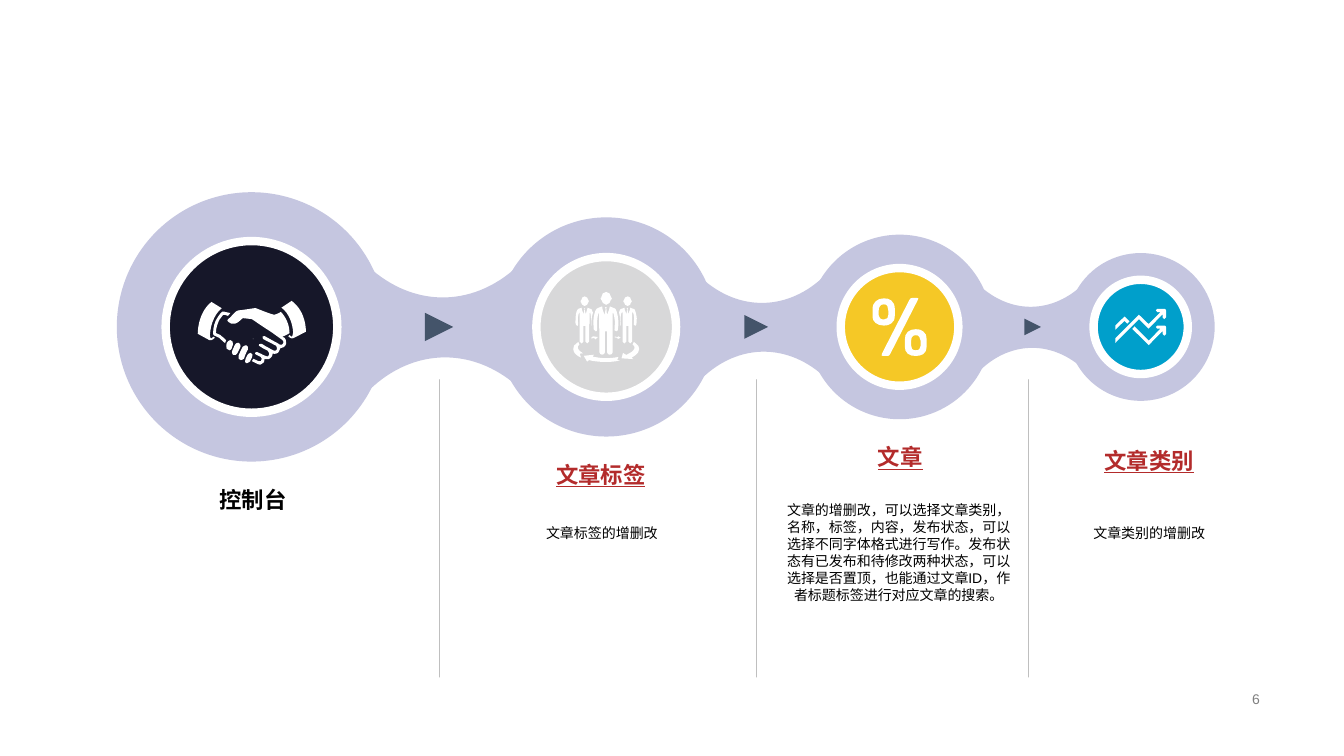
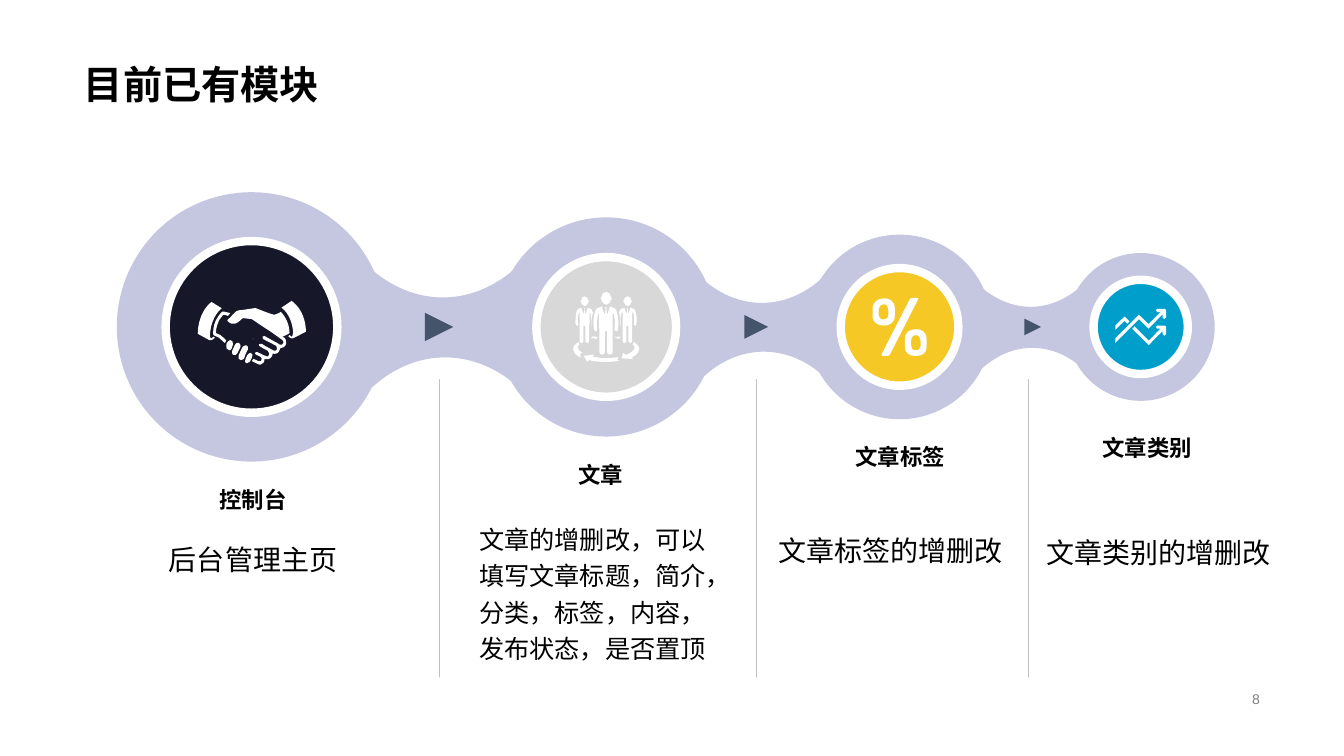
Before and after one commit to lemonghub/xmgl-blog, a slide deck: slide 8 of doc/文档/个人博客.pptx (slide 6 before the commit). Drawn at 1344x756 pixels with LibreOffice and Linux fonts; fonts in the diff are those of the drawing. Boxes give left, top, right and bottom in pixels: in the first picture for what was removed or moved away, otherwise in the second. Text is boxed around its words. In the diff, an @@ line names an element or a change of style, - is before the commit and + after.

```diff
--- a/doc/文档/个人博客.pptx
+++ b/doc/文档/个人博客.pptx
@@ title added at (x1=84, y1=65, x2=319, y2=103), 28 pt, text #000000, bold @@
+目前已有模块
@@ text "文章类别" moved from (x1=1104, y1=450, x2=1193, y2=473) to (x1=1103, y1=436, x2=1192, y2=458) @@
@@ text "文章类别" at (x1=1103, y1=436, x2=1192, y2=458): text colour #B32B2B to #000000, underline off @@
@@ text at (x1=856, y1=445, x2=945, y2=467): text changed; text colour #B32B2B to #000000 @@
-文章
+文章标签
@@ text at (x1=578, y1=463, x2=623, y2=485): text changed; text colour #B32B2B to #000000 @@
-文章标签
+文章
@@ text "文章标签的增删改" at (x1=778, y1=537, x2=1002, y2=564): size 10 to 20 pt @@
@@ text "文章标签的增删改" moved from (x1=546, y1=526, x2=658, y2=539) to (x1=778, y1=537, x2=1002, y2=564) @@
@@ text at (x1=479, y1=527, x2=731, y2=661): text changed; size 10 to 18 pt @@
-文章的增删改，可以选择文章类别，名称，标签，内容，发布状态，可以选择不同字体格式进行写作。发布状态有已发布和待修改两种状态，可以选择是否置顶，也能通过文章ID，作者标题标签进行对应文章的搜索。
+文章的增删改，可以填写文章标题，简介，分类，标签，内容，发布状态，是否置顶
@@ text "文章类别的增删改" moved from (x1=1093, y1=526, x2=1205, y2=539) to (x1=1046, y1=539, x2=1270, y2=566) @@
@@ text "文章类别的增删改" at (x1=1046, y1=539, x2=1270, y2=566): size 10 to 20 pt @@
@@ text added at (x1=169, y1=546, x2=337, y2=573), 20 pt, text #000000 @@
+后台管理主页
```
Also in this commit, not shown: 10 other slides changed, 7 slides added, 8 slides removed, 1 other file.
